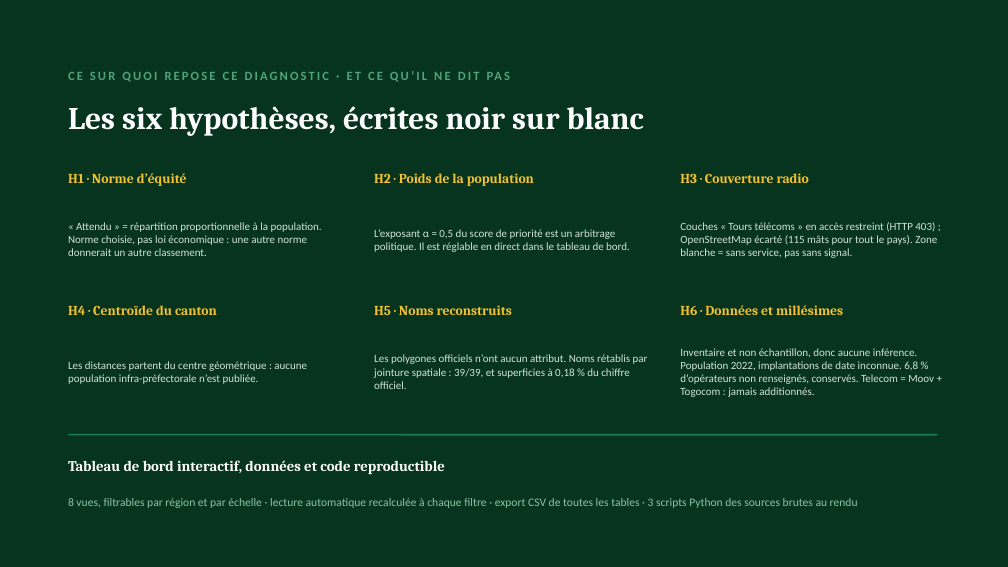
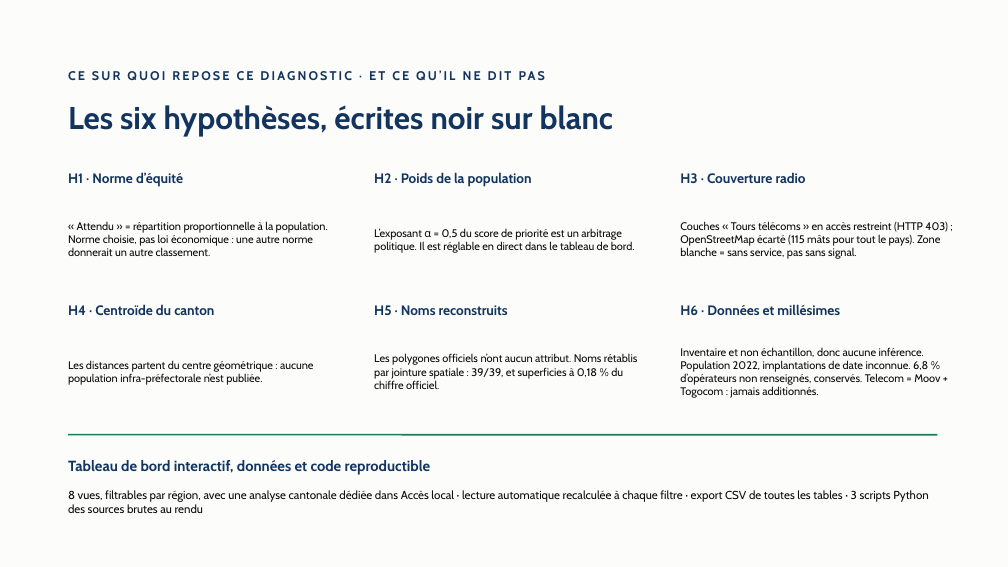
Before and after one commit to jack-junior/togo-acces-numerique, a slide deck: slide 10 of rapport/Rapport_Defi1_Acces_numerique_Togo.pptx. Drawn at 1008x567 pixels with LibreOffice and Linux fonts; fonts in the diff are those of the drawing. Boxes give left, top, right and bottom in pixels: in the first picture for what was removed or moved away, otherwise in the second. Text is boxed around its words. In the diff, an @@ line names an element or a change of style, - is before the commit and + after.

Commit message:
Correct and refresh challenge report
Correct stale report figures and dashboard wording, then apply a clearer blue, teal, and orange visual palette while preserving all ten slides and embedded charts.

```diff
--- a/rapport/Rapport_Defi1_Acces_numerique_Togo.pptx
+++ b/rapport/Rapport_Defi1_Acces_numerique_Togo.pptx
@@ background #07341F to #FCFCFB @@
@@ text "CE SUR QUOI REPOSE CE ..." at (68, 70, 455, 80): font Calibri to Cabin, text colour #4FA47C to #12345F @@
@@ text "Les six hypothèses, écrites noir ..." at (68, 105, 613, 136): font Cambria to Cabin, text colour #FFFFFF to #12345F @@
@@ font Cambria to Cabin, text colour #F2C230 to #12345F in 6 elements at (68, 172, 183, 187), (374, 172, 532, 187), (680, 172, 806, 183), (68, 304, 214, 315), (374, 305, 508, 315), (680, 304, 840, 315) @@
@@ font Calibri to Cabin, text colour #CFE3D7 to #0B0B0B in 6 elements at (68, 221, 328, 256), (374, 228, 635, 253), (680, 221, 948, 259), (68, 360, 313, 385), (374, 353, 637, 389), (680, 347, 940, 398) @@
@@ text "Tableau de bord interactif, données ..." at (68, 460, 431, 475): font Cambria to Cabin, text colour #FFFFFF to #12345F @@
@@ text at (68, 490, 928, 513): text changed; font Calibri to Cabin; text colour #8CC4A5 to #0B0B0B @@
-8 vues, filtrables par région et par échelle · lecture automatique recalculée à chaque filtre · export CSV de toutes les tables · 3 scripts Python des sources brutes au rendu
+8 vues, filtrables par région, avec une analyse cantonale dédiée dans Accès local · lecture automatique recalculée à chaque filtre · export CSV de toutes les tables · 3 scripts Python des sources brutes au rendu
```
Also in this commit, not shown: 9 other slides changed.
